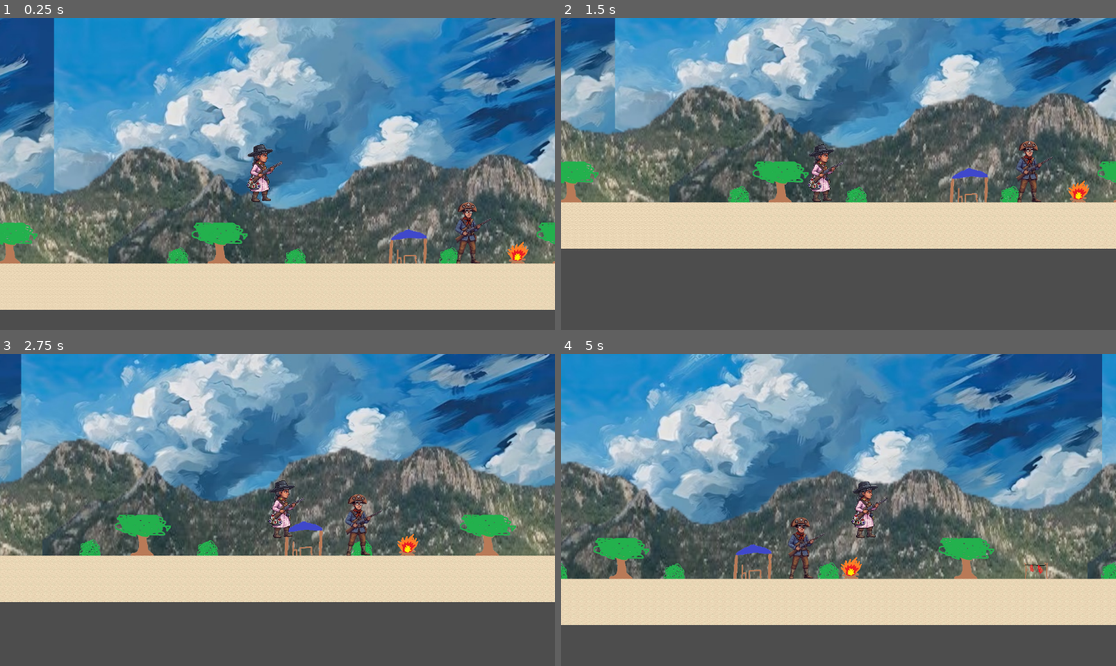
Above: before the commit, frames 1-4 (two rows, left to right).
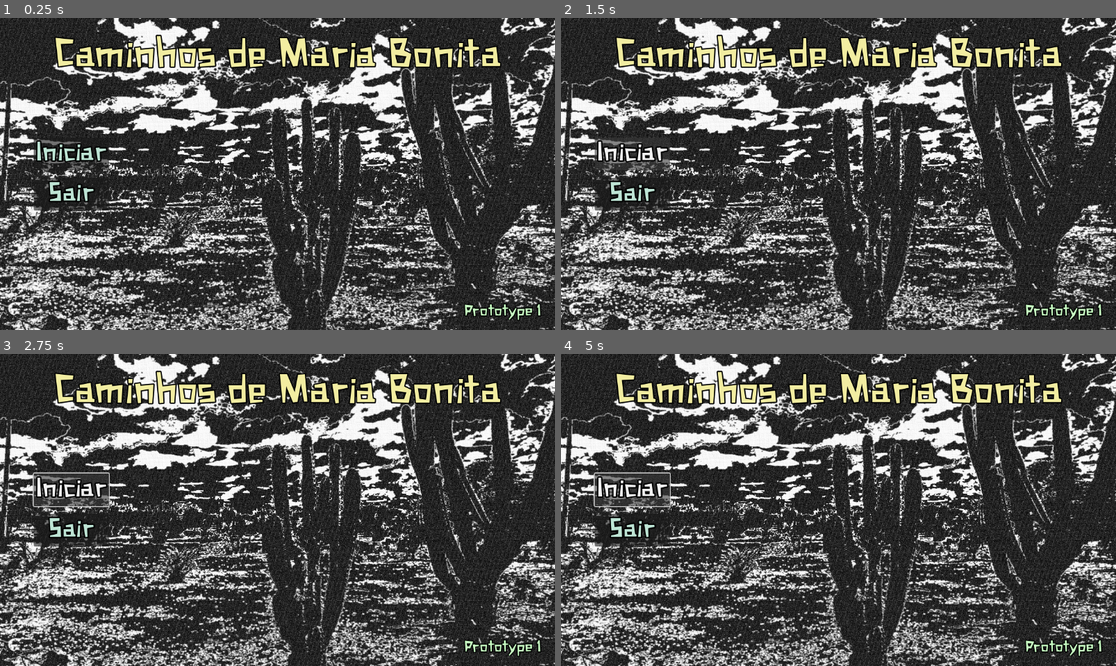
Above: after the commit, the same moments.

Repository: LBranco27/caminhos_de_maria_bonita
Game: Godot game, scene res://scenes/system/main_menu.tscn
Two runs of this game, one before a commit and one after it. Both use one fixed random seed, a clock stepped at 60 frames per second and the inputs below. Before the commit the project starts from res://scenes/main/camp/acampamento.tscn.
Inputs (mouse positions are in pixels of both pictures, inside the frame that each line leads up to):
- Up to frame 1 (0.25 s): no input
- Up to frame 2 (1.5 s): click (633, 155) at 0.5 s, where only the run after the commit has a clickable "Iniciar"; click (633, 155) at 1.25 s, where only the run after the commit has a clickable "Iniciar"
- Up to frame 3 (2.75 s): tap Enter (ui_accept) at 2, 2.27 s; hold Right (ui_right) from 2.03 s (still down); hold E (interact) from 2.03 s (still down)
- Up to frame 4 (5 s): release E (interact) at 2.78 s; tap E (interact) at 2.85, 4.35 s; tap Enter (ui_accept) at 3.02, 4.52 s; release Right (ui_right) at 3.53 s; hold Left (ui_left) 3.53-4.28 s; hold E (interact) 3.53-4.28 s; hold Right (ui_right) from 4.28 s (still down)

The runs differ from the first frame. In frame 1, 96% of the frame differs, in the area x 0-100%, y 0-100%; in frame 2, 93%; in frame 3, 93%; in frame 4, 95%.

Commit message:
feat: add main_menu

Diff:
--- /dev/null
+++ b/assets/theme/main_theme.tres
@@ -0,0 +1,98 @@
+[gd_resource type="Theme" format=3 uid="uid://bm4ly3g4ykymr"]
+
+[ext_resource type="FontFile" uid="uid://wcgqx173anbs" path="res://assets/font/xilosa_.ttf" id="1_e04sg"]
+
+[sub_resource type="StyleBoxFlat" id="StyleBoxFlat_4001u"]
+content_margin_left = 4.0
+content_margin_top = 4.0
+content_margin_right = 4.0
+content_margin_bottom = 4.0
+bg_color = Color(0.1, 0.1, 0.1, 0.3)
+corner_radius_top_left = 3
+corner_radius_top_right = 3
+corner_radius_bottom_right = 3
+corner_radius_bottom_left = 3
+corner_detail = 5
+
+[sub_resource type="StyleBoxFlat" id="StyleBoxFlat_thknt"]
+content_margin_left = 4.0
+content_margin_top = 4.0
+content_margin_right = 4.0
+content_margin_bottom = 4.0
+bg_color = Color(1, 1, 1, 0.75)
+draw_center = false
+border_width_left = 2
+border_width_top = 2
+border_width_right = 2
+border_width_bottom = 2
+corner_radius_top_left = 3
+corner_radius_top_right = 3
+corner_radius_bottom_right = 3
+corner_radius_bottom_left = 3
+corner_detail = 5
+expand_margin_left = 2.0
+expand_margin_top = 2.0
+expand_margin_right = 2.0
+expand_margin_bottom = 2.0
+
+[sub_resource type="StyleBoxFlat" id="StyleBoxFlat_tnish"]
+content_margin_left = 4.0
+content_margin_top = 4.0
+content_margin_right = 4.0
+content_margin_bottom = 4.0
+bg_color = Color(0.225, 0.225, 0.225, 0.6)
+corner_radius_top_left = 3
+corner_radius_top_right = 3
+corner_radius_bottom_right = 3
+corner_radius_bottom_left = 3
+corner_detail = 5
+
+[sub_resource type="StyleBoxFlat" id="StyleBoxFlat_b85mk"]
+content_margin_left = 4.0
+content_margin_top = 4.0
+content_margin_right = 4.0
+content_margin_bottom = 4.0
+bg_color = Color(0.1, 0.1, 0.1, 0.6)
+corner_radius_top_left = 3
+corner_radius_top_right = 3
+corner_radius_bottom_right = 3
+corner_radius_bottom_left = 3
+corner_detail = 5
+
+[sub_resource type="StyleBoxFlat" id="StyleBoxFlat_0vr3v"]
+content_margin_left = 4.0
+content_margin_top = 4.0
+content_margin_right = 4.0
+content_margin_bottom = 4.0
+bg_color = Color(0, 0, 0, 0.6)
+corner_radius_top_left = 3
+corner_radius_top_right = 3
+corner_radius_bottom_right = 3
+corner_radius_bottom_left = 3
+corner_detail = 5
+
+[resource]
+Button/colors/font_color = Color(0.74509805, 0.8980392, 0.8352941, 1)
+Button/colors/font_disabled_color = Color(0.875, 0.875, 0.875, 0.5)
+Button/colors/font_focus_color = Color(0.95, 0.95, 0.95, 1)
+Button/colors/font_hover_color = Color(0.95, 0.95, 0.95, 1)
+Button/colors/font_hover_pressed_color = Color(1, 1, 1, 1)
+Button/colors/font_outline_color = Color(0, 0, 0, 1)
+Button/colors/font_pressed_color = Color(1, 1, 1, 1)
+Button/colors/icon_disabled_color = Color(1, 1, 1, 0.4)
+Button/colors/icon_focus_color = Color(1, 1, 1, 1)
+Button/colors/icon_hover_color = Color(1, 1, 1, 1)
+Button/colors/icon_hover_pressed_color = Color(1, 1, 1, 1)
+Button/colors/icon_normal_color = Color(1, 1, 1, 1)
+Button/colors/icon_pressed_color = Color(1, 1, 1, 1)
+Button/constants/align_to_largest_stylebox = 0
+Button/constants/h_separation = 4
+Button/constants/icon_max_width = 0
+Button/constants/outline_size = 11
+Button/font_sizes/font_size = 60
+Button/fonts/font = ExtResource("1_e04sg")
+Button/styles/disabled = SubResource("StyleBoxFlat_4001u")
+Button/styles/focus = SubResource("StyleBoxFlat_thknt")
+Button/styles/hover = SubResource("StyleBoxFlat_tnish")
+Button/styles/normal = SubResource("StyleBoxFlat_b85mk")
+Button/styles/pressed = SubResource("StyleBoxFlat_0vr3v")
--- a/project.godot
+++ b/project.godot
@@ -11,7 +11,7 @@
 [application]
 
 config/name="Caminhos de Maria Bonita"
-run/main_scene="uid://xe47gg1wgkcn"
+run/main_scene="uid://b4qmejsxyi2sf"
 config/features=PackedStringArray("4.6", "Mobile")
 config/icon="res://icon.svg"
 
--- /dev/null
+++ b/scenes/system/main_menu.gd
@@ -0,0 +1,9 @@
+extends Control
+
+
+func _on_start_pressed() -> void:
+	pass #arrumar quando a transição de cenas for feita.
+
+
+func _on_exit_pressed() -> void:
+	get_tree().quit()
--- /dev/null
+++ b/scenes/system/main_menu.tscn
@@ -0,0 +1,106 @@
+[gd_scene format=3 uid="uid://b4qmejsxyi2sf"]
+
+[ext_resource type="Script" uid="uid://vvin0axv7hha" path="res://scenes/system/main_menu.gd" id="1_80ia5"]
+[ext_resource type="Texture2D" uid="uid://cd6hkpajr88h" path="res://assets/sprite/main_menu/sertao_final.png" id="1_pskw6"]
+[ext_resource type="Theme" uid="uid://bm4ly3g4ykymr" path="res://assets/theme/main_theme.tres" id="2_80ia5"]
+[ext_resource type="FontFile" uid="uid://wcgqx173anbs" path="res://assets/font/xilosa_.ttf" id="3_sk07m"]
+
+[sub_resource type="LabelSettings" id="LabelSettings_65b3l"]
+font = ExtResource("3_sk07m")
+font_size = 90
+font_color = Color(0.9463989, 0.9306624, 0.6325736, 1)
+outline_size = 10
+outline_color = Color(0, 0, 0, 1)
+shadow_size = 6
+
+[sub_resource type="LabelSettings" id="LabelSettings_dkmc2"]
+font = ExtResource("3_sk07m")
+font_size = 36
+font_color = Color(0.78680146, 0.9913923, 0.76689833, 1)
+outline_size = 8
+outline_color = Color(0, 0, 0, 1)
+shadow_size = 6
+
+[node name="MainMenu" type="Control" unique_id=800242214]
+layout_mode = 3
+anchors_preset = 0
+script = ExtResource("1_80ia5")
+
+[node name="CanvasLayer" type="CanvasLayer" parent="." unique_id=2048590331]
+
+[node name="background" type="TextureRect" parent="CanvasLayer" unique_id=1967888230]
+anchors_preset = 15
+anchor_right = 1.0
+anchor_bottom = 1.0
+grow_horizontal = 2
+grow_vertical = 2
+texture = ExtResource("1_pskw6")
+expand_mode = 3
+
+[node name="left_side" type="MarginContainer" parent="CanvasLayer" unique_id=1779059816]
+anchors_preset = 4
+anchor_top = 0.5
+anchor_bottom = 0.5
+offset_top = -20.0
+offset_right = 40.0
+offset_bottom = 20.0
+grow_vertical = 2
+size_flags_horizontal = 0
+
+[node name="menu" type="MarginContainer" parent="CanvasLayer/left_side" unique_id=805279093]
+layout_mode = 2
+theme_override_constants/margin_left = 70
+
+[node name="vbox_menu" type="VBoxContainer" parent="CanvasLayer/left_side/menu" unique_id=1160210542]
+layout_mode = 2
+theme_override_constants/separation = 16
+
+[node name="start" type="Button" parent="CanvasLayer/left_side/menu/vbox_menu" unique_id=1921436190]
+layout_mode = 2
+theme = ExtResource("2_80ia5")
+text = "Iniciar"
+
+[node name="exit" type="Button" parent="CanvasLayer/left_side/menu/vbox_menu" unique_id=1073640693]
+layout_mode = 2
+theme = ExtResource("2_80ia5")
+text = "Sair"
+
+[node name="top_middle_side" type="MarginContainer" parent="CanvasLayer" unique_id=511540715]
+anchors_preset = 5
+anchor_left = 0.5
+anchor_right = 0.5
+offset_left = -284.5
+offset_right = 284.5
+offset_bottom = 56.0
+grow_horizontal = 2
+size_flags_horizontal = 4
+size_flags_vertical = 4
+theme_override_constants/margin_top = 35
+
+[node name="game_name" type="Label" parent="CanvasLayer/top_middle_side" unique_id=1385314484]
+layout_mode = 2
+size_flags_horizontal = 4
+text = "Caminhos de Maria Bonita"
+label_settings = SubResource("LabelSettings_65b3l")
+
+[node name="lower_right" type="MarginContainer" parent="CanvasLayer" unique_id=728838631]
+anchors_preset = 3
+anchor_left = 1.0
+anchor_top = 1.0
+anchor_right = 1.0
+anchor_bottom = 1.0
+offset_left = -40.0
+offset_top = -40.0
+grow_horizontal = 0
+grow_vertical = 0
+size_flags_horizontal = 8
+theme_override_constants/margin_right = 20
+theme_override_constants/margin_bottom = 20
+
+[node name="version" type="Label" parent="CanvasLayer/lower_right" unique_id=429367569]
+layout_mode = 2
+text = "Prototype 1 "
+label_settings = SubResource("LabelSettings_dkmc2")
+
+[connection signal="pressed" from="CanvasLayer/left_side/menu/vbox_menu/start" to="." method="_on_start_pressed"]
+[connection signal="pressed" from="CanvasLayer/left_side/menu/vbox_menu/exit" to="." method="_on_exit_pressed"]
Binary file added: assets/font/xilosa_.ttf
Not shown, added: assets/font/xilosa_.ttf.import
Binary file added: assets/sprite/main_menu/sertao.jpg
Not shown, added: assets/sprite/main_menu/sertao.jpg.import
Binary file added: assets/sprite/main_menu/sertao_final.png
Not shown, added: assets/sprite/main_menu/sertao_final.png.import
Not shown, added: scenes/system/main_menu.gd.uid
